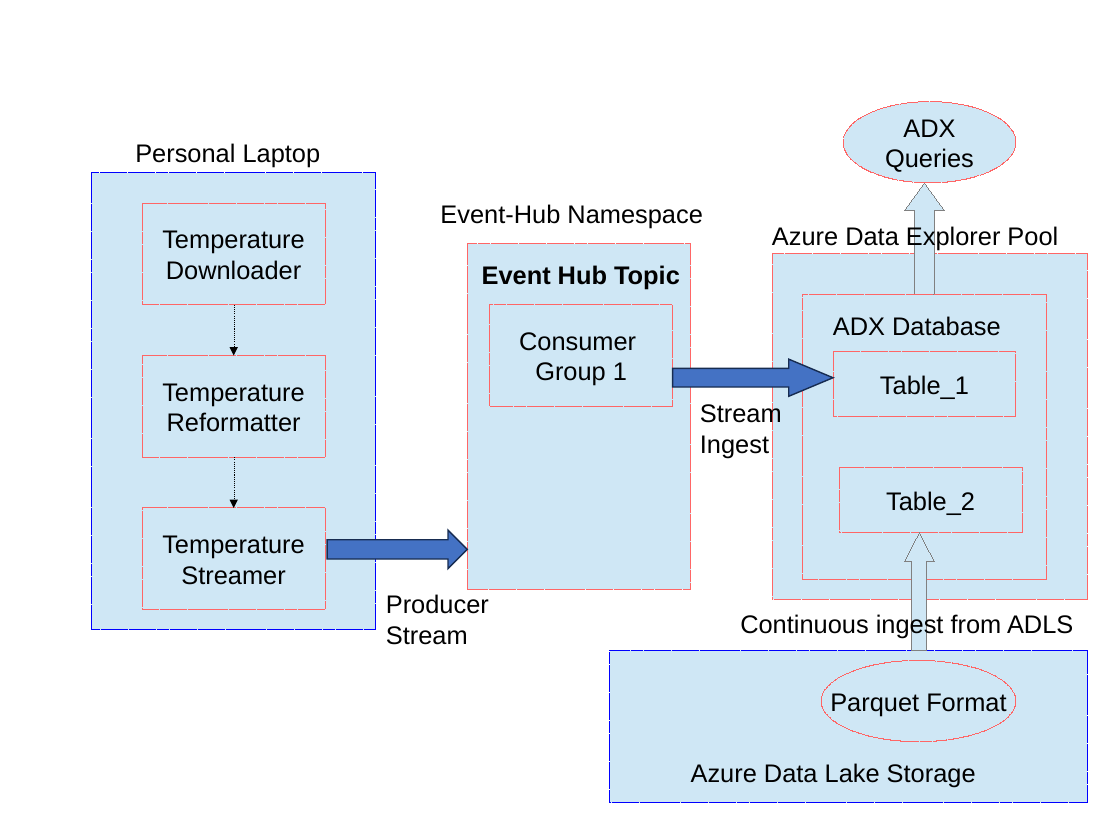
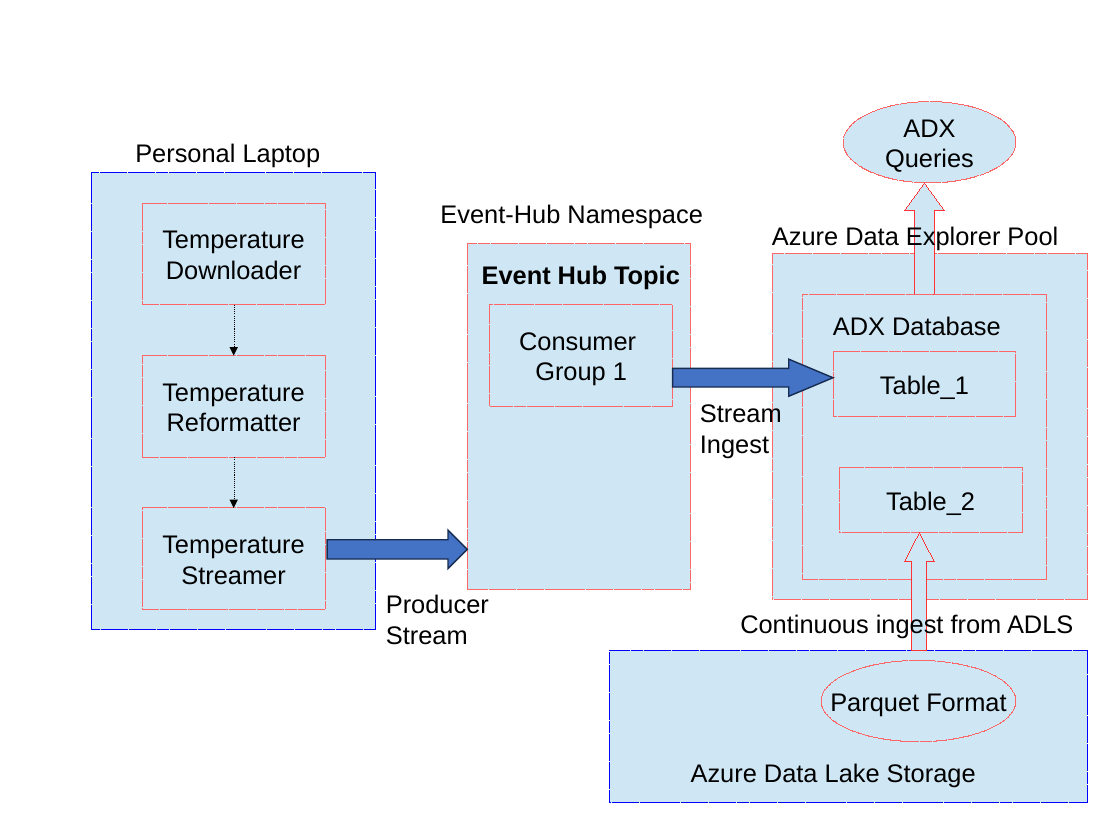
Before and after one commit to SowmyaVenky/AzureSynapseExperiments, a slide deck: slide 6 of Synapse_Setup.odp. Drawn at 1120x840 pixels with LibreOffice and Linux fonts; fonts in the diff are those of the drawing. Boxes give left, top, right and bottom in pixels: in the first picture for what was removed or moved away, otherwise in the second. Text is boxed around its words. In the diff, an @@ line names an element or a change of style, - is before the commit and + after.

```diff
--- a/Synapse_Setup.odp
+++ b/Synapse_Setup.odp
@@ up arrow at (905, 183, 945, 295): outline #808080 0 pt to #FF3333 0 pt @@
@@ up arrow at (905, 533, 935, 650): outline #808080 0 pt to #FF3333 0 pt @@
```
Also in this commit, not shown: 1 slide added, 2 other files.
